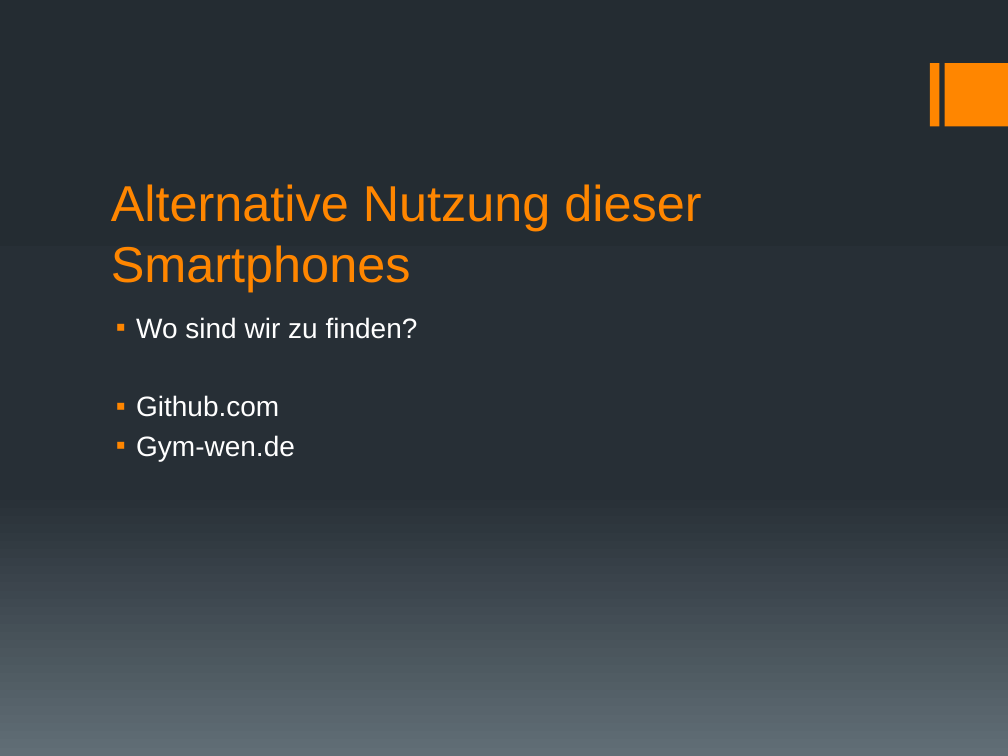
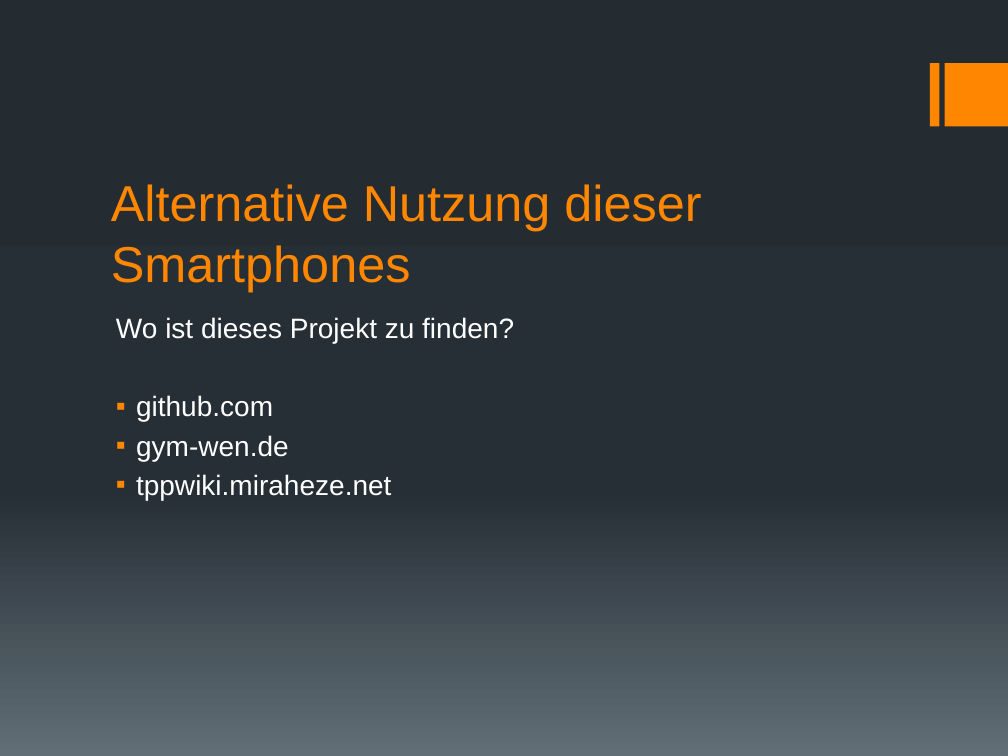
Before and after one commit to GymWenFLL/tpp_presentation, a slide deck: slide 18 of Gesamtpräsentation.pptx. Drawn at 1008x756 pixels with LibreOffice and Linux fonts; fonts in the diff are those of the drawing. Boxes give left, top, right and bottom in pixels: in the first picture for what was removed or moved away, otherwise in the second. Text is boxed around its words. In the diff, an @@ line names an element or a change of style, - is before the commit and + after.

```diff
--- a/Gesamtpräsentation.pptx
+++ b/Gesamtpräsentation.pptx
@@ text at [116,317,514,500]: text changed @@
-▪ Wo sind wir zu finden?
-▪ Github.com
-▪ Gym-wen.de
+Wo ist dieses Projekt zu finden?
+▪ github.com
+▪ gym-wen.de
+▪ tppwiki.miraheze.net
```
Also in this commit, not shown: 3 other slides changed.
